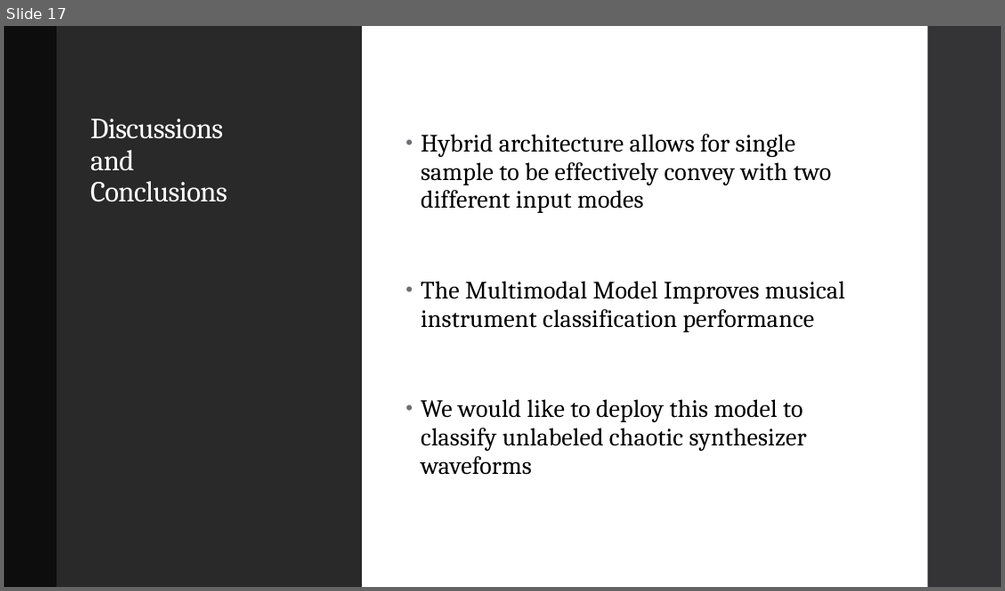
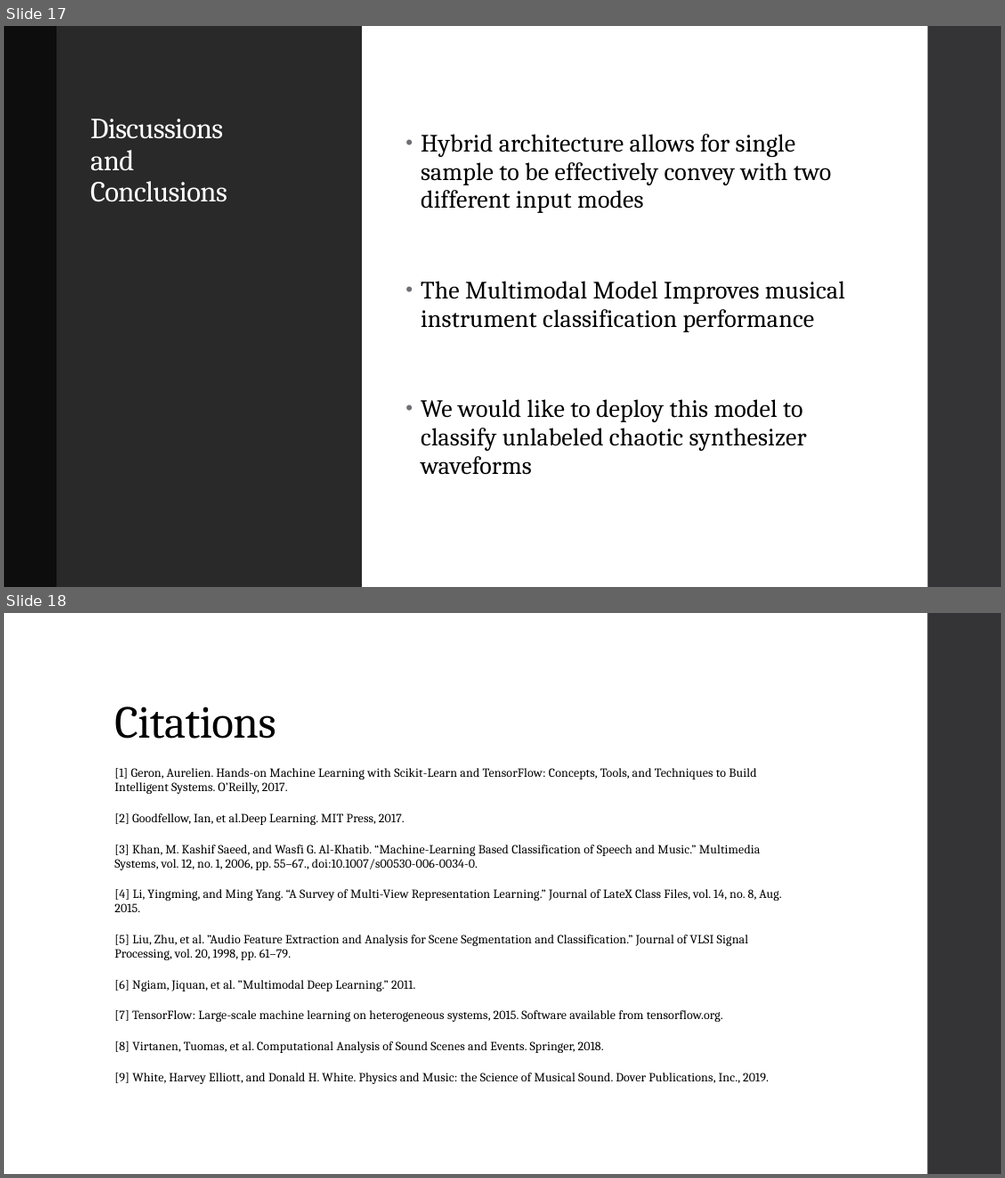
Before and after one commit to landonbuell/Buell-Senior-Thesis, a slide deck: JMMPaper/Musical Instrument Classification Using a Hybrid Neural Network BuellShort.pptx. Shown one above the other, each under a label of ours: slide 17 before the commit, slides 17 and 18 after it. The pictures are 1005x591 and 1005x1178 pixels, drawn with LibreOffice and Linux fonts; fonts in the diff are those of the drawing. Boxes give left, top, right and bottom in pixels: in the first picture for what was removed or moved away, otherwise in the second. Text is boxed around its words. In the diff, an @@ line names an element or a change of style, - is before the commit and + after.

```diff
--- a/JMMPaper/Musical Instrument Classification Using a Hybrid Neural Network BuellShort.pptx
+++ b/JMMPaper/Musical Instrument Classification Using a Hybrid Neural Network BuellShort.pptx
@@ slide 18 added at (x1=4, y1=613, x2=1001, y2=1174), background #FFFFFF; not listed: 1 template element that a slide beside it also shows @@
@@ title added at (x1=114, y1=706, x2=275, y2=738), 44 pt, text #000000 @@
+Citations
@@ text added at (x1=114, y1=768, x2=781, y2=1084), 12 pt, text #000000 @@
+[1] Geron, Aurelien. Hands-on Machine Learning with Scikit-Learn and TensorFlow: Concepts, Tools, and Techniques to Build Intelligent Systems. O’Reilly, 2017.
+[2] Goodfellow, Ian, et al.Deep Learning. MIT Press, 2017.
+[3] Khan, M. Kashif Saeed, and Wasfi G. Al-Khatib. “Machine-Learning Based Classification of Speech and Music.” Multimedia Systems, vol. 12, no. 1, 2006, pp. 55–67., doi:10.1007/s00530-006-0034-0.
+[4] Li, Yingming, and Ming Yang. “A Survey of Multi-View Representation Learning.” Journal of LateX Class Files, vol. 14, no. 8, Aug. 2015.
+[5] Liu, Zhu, et al. ”Audio Feature Extraction and Analysis for Scene Segmentation and Classification.” Journal of VLSI Signal Processing, vol. 20, 1998, pp. 61–79.
+[6] Ngiam, Jiquan, et al. ”Multimodal Deep Learning.” 2011.
+[7] TensorFlow: Large-scale machine learning on heterogeneous systems, 2015. Software available from tensorflow.org.
+[8] Virtanen, Tuomas, et al. Computational Analysis of Sound Scenes and Events. Springer, 2018.
+[9] White, Harvey Elliott, and Donald H. White. Physics and Music: the Science of Musical Sound. Dover Publications, Inc., 2019.
```
Also in this commit, not shown: 6 slides changed, 1 other slide added, 1 slide removed, 10 other files.
